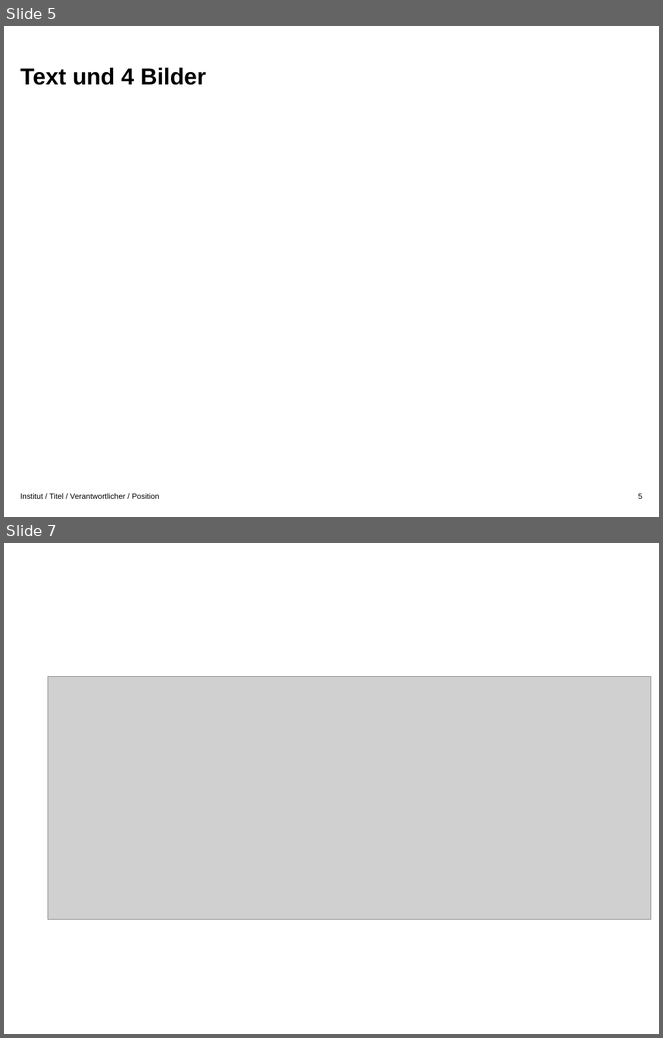
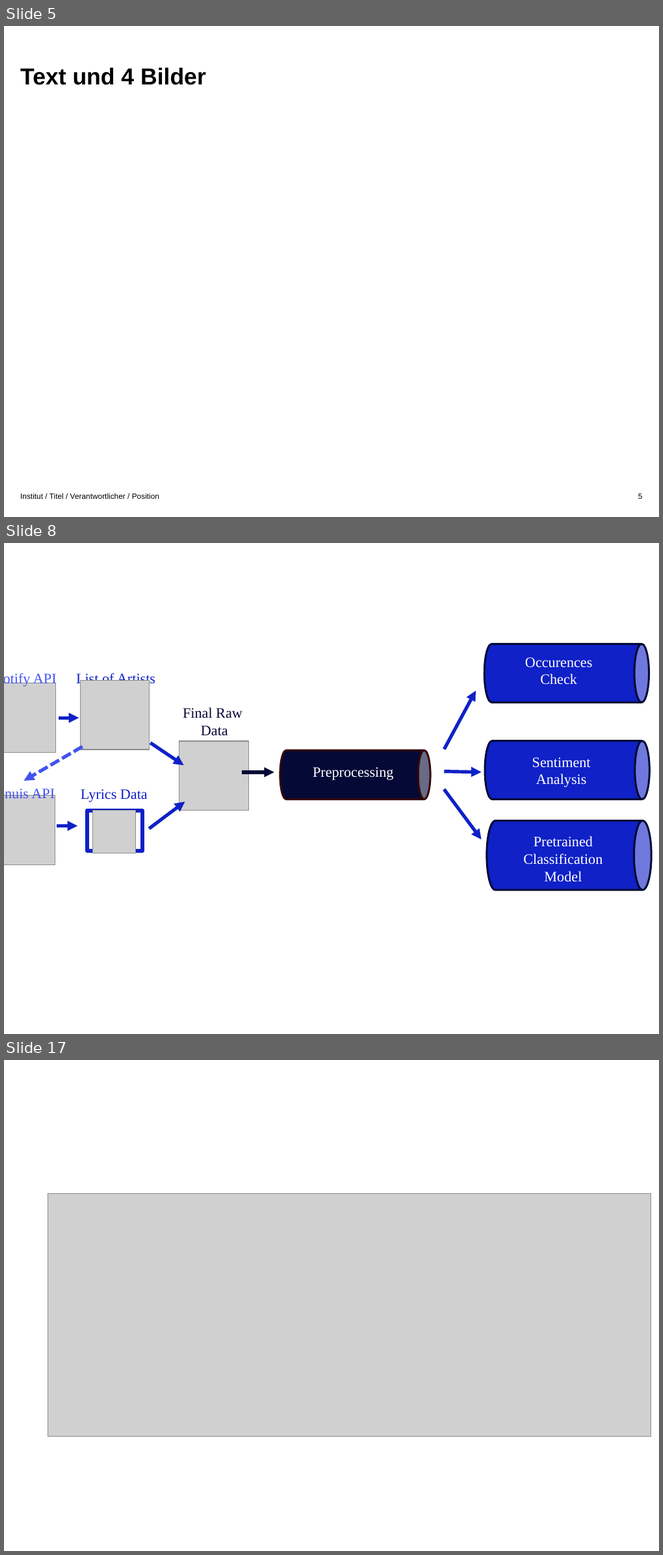
Before and after one commit to gsindlinger/IDSTA-Text-Miners, a slide deck: graphics.pptx. Shown one above the other, each under a label of ours: slides 5 and 7 before the commit, slides 5, 8 and 17 after it; the slides between them are not shown. The pictures are 663x1038 and 663x1555 pixels, drawn with LibreOffice and Linux fonts; fonts in the diff are those of the drawing; grey boxes stand for pictures; background and template pictures are left out. Boxes give left, top, right and bottom in pixels: in the first picture for what was removed or moved away, otherwise in the second. Text is boxed around its words. In the diff, an @@ line names an element or a change of style, - is before the commit and + after.

```diff
--- a/graphics.pptx
+++ b/graphics.pptx
@@ slide 8 added at [4,543,659,1034], background #FFFFFF @@
@@ cylinder added at [485,644,649,702], fill #0F21C7, outline #040936 2 pt @@
@@ text added at [525,657,592,685], 15 pt, text #FFFFFF @@
+Occurences Check
@@ text added at [33,672,57,687], 15 pt, text #4152F1 @@
+Spotify API
@@ text added at [76,672,155,687], 15 pt, text #0F21C7 @@
+List of Artists
@@ picture added at [4,683,55,752] @@
@@ picture added at [80,680,150,750] @@
@@ arrow added from (444, 750) to (476, 691), #0F21C7 3.5 pt @@
@@ arrow added from (59, 718) to (79, 718), #0F21C7 3.5 pt @@
@@ text added at [183,707,243,736], 15 pt, text #040936 @@
+Final Raw
+Data
@@ arrow added from (83, 747) to (24, 781), #4152F1 3.5 pt dashed @@
@@ arrow added from (150, 743) to (183, 765), #0F21C7 3.5 pt @@
@@ picture added at [180,741,249,811] @@
@@ cylinder added at [280,750,430,800], fill #040936, outline #36060A 2 pt @@
@@ cylinder added at [485,741,649,799], fill #0F21C7, outline #040936 2 pt @@
@@ text added at [536,741,583,754], 12 pt, text #FFFFFF @@
+German S
@@ arrow added from (242, 772) to (274, 772), #040936 3.5 pt @@
@@ text added at [313,767,393,780], 15 pt, text #FFFFFF @@
+Preprocessing
@@ arrow added from (444, 772) to (482, 772), #0F21C7 3.5 pt @@
@@ text added at [532,757,591,787], 15 pt, text #FFFFFF @@
+Sentiment Analysis
@@ picture added at [4,796,55,865] @@
@@ text added at [31,787,55,798], 15 pt, text #4152F1 @@
+Genuis API
@@ text added at [81,789,148,802], 15 pt, text #0F21C7 @@
+Lyrics Data
@@ arrow added from (444, 789) to (482, 840), #0F21C7 3.5 pt @@
@@ rectangle added at [87,811,142,852], outline #0F21C7 4 pt @@
@@ picture added at [93,811,136,854] @@
@@ arrow added from (149, 828) to (185, 802), #0F21C7 3.5 pt @@
@@ arrow added from (57, 826) to (77, 826), #0F21C7 3.5 pt @@
@@ cylinder added at [487,821,651,890], fill #0F21C7, outline #040936 2 pt @@
@@ text added at [538,821,585,834], 12 pt, text #FFFFFF @@
+German S
@@ text added at [523,836,603,882], 15 pt, text #FFFFFF @@
+Pretrained Classification Model
@@ what was slide 7 is now slide 17 @@
```
Also in this commit, not shown: 2 slides changed, 9 other slides added.
